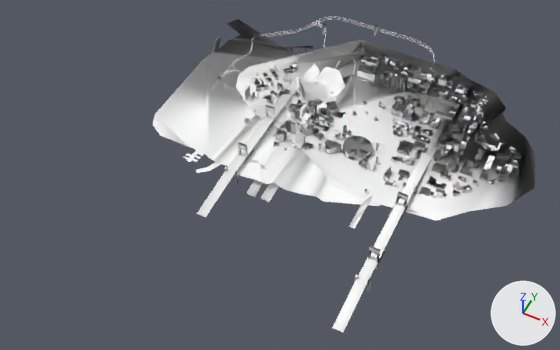
The glTF model models/city_low.glb: old version first, new version second.
Camera for both pictures: a 50 mm camera at (1016.0, -2243.0, 2370.0) aimed at (51.0, -313.0, -43.0). Every picture has the same lights, and +X, +Y and +Z are marked at lower right. The first picture is the older version. Vertices at exactly the same position are counted once.

In view in the first picture: 'GC_Island2_LongDist_LOW', 'GC_island1_LongDist_LOW'.
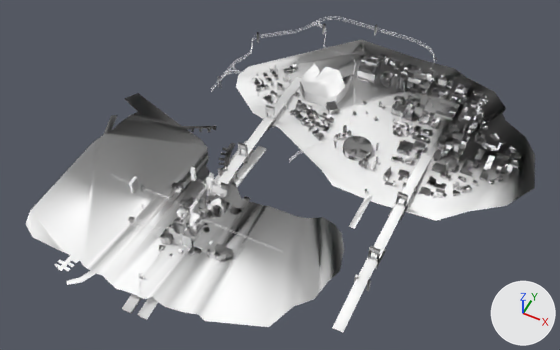
What differs and where, as boxes [x1, y1, x2, y2] in the pictures (560 x 350 px):
```json
{"object": "GC_island1_LongDist_LOW", "change": "moved", "before": [152, 19, 384, 206], "after": [26, 93, 344, 327]}
```

Edits to the scene script, one JSON object a line:
```json
{"block": "me_gc_island1_longdist_low", "where": "# used by ob_gc_island1_longdist_low; location = (0.0, 0.0, 0.0)"}
{"op": "remove", "block": "me_gc_island1_longdist_low", "code": "me_gc_island1_longdist_low.from_pydata(...)  # 5517 vertices, 7947 faces; spans x -620.0..620.0, y -491.0..491.0, z -104.0..104.0"}
{"op": "add", "block": "me_gc_island1_longdist_low", "code": "me_gc_island1_longdist_low.from_pydata(...)  # 5517 vertices, 7947 faces; spans x -761.0..478.0, y -1172.0..-190.0, z -104.0..104.0"}
{"block": "me_gc_island1_longdist_low", "change": "me_gc_island1_longdist_low part 1: the whole mesh is moved by (-142.0, -681.0, 0.0)"}
```
